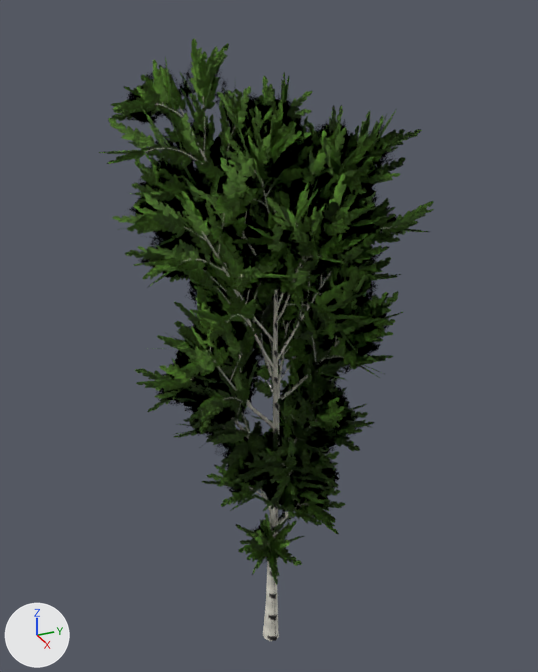
The glTF model game/assets/nature/birch.glb as it was, and as the next commit left it.
The view is the same before and after, from a 50 mm camera at (14.63, -6.65, 16.84) aimed at (-0.88, 0.33, 9.08). Arrows for +X, +Y and +Z are at lower left; the lights stay in place. The first picture is the older version. Vertices at exactly the same position are counted once.

Names of what the first picture shows: 'birch'.
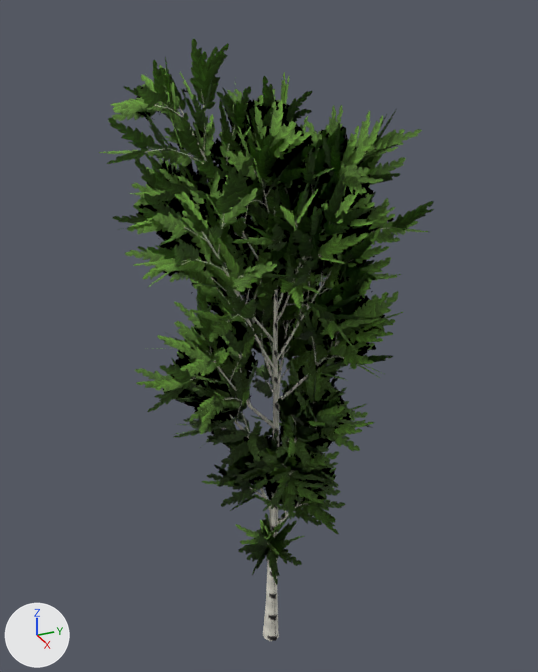
Location of each change, (x1, y1, x2, y2) in pixels of the pictures (538 x 672 px):
part 1 of me_birch, cut back: before (145, 89, 389, 545); after (210, 89, 352, 525)
part 2 of me_birch, surface changed: (190, 148, 339, 511) in both

The edits, one by one:
me_birch is used by ob_birch; location (0.0, 0.0, 0.0).
me_birch had 9516 vertices, 12000 faces and spanned x -4.0..3.1, y -3.7..4.2, z 0.0..16.2.
me_birch now has 7826 vertices, 6126 faces and spans x -4.0..3.1, y -3.7..4.2, z 0.0..16.2.
me_birch part 1: 36 vertices moved within x -2.0..1.2, y -1.0..2.5, z 3.4..14.0; 1703 vertices removed from x -2.9..2.3, y -2.8..3.1, z 3.0..15.2; 13 vertices added at x -1.2..1.9, y -0.9..0.7, z 4.1..12.6.
me_birch part 2: 783 kept faces spanning x -2.9..1.8, y -2.1..3.1, z 2.9..14.7 get new texture (UV) coordinates.
